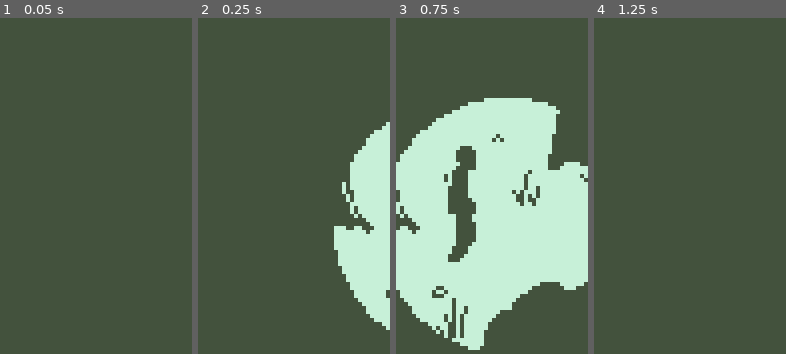
Above: before the commit, frames 1-4 (left to right).
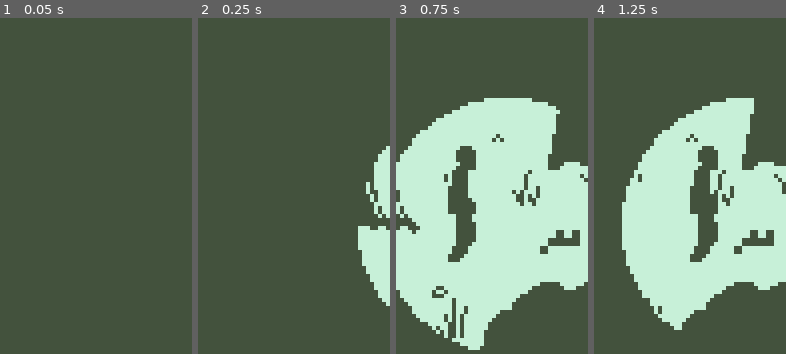
Above: after the commit, the same moments.

Repository: Multipixels/Nyctomorph
Game: Godot game, scene res://Scenes/TestEnvironment.tscn
The game is run twice, just before and just after one commit, with the same random seed, the same clock (stepped at 60 frames per second) and the same inputs.
Inputs:
- Up to frame 1 (0.05 s): no input
- Up to frame 2 (0.25 s): no input
- Up to frame 3 (0.75 s): hold D (move_right) from 0.53 s (still down); tap E (interact) at 0.6 s
- Up to frame 4 (1.25 s): keep holding D (move_right); tap Space (light_toggle) at 0.8 s

Frame 1 is identical in both runs. In frame 2, 7.2% of the frame differs, in the area x 70-100%, y 30-93%; in frame 3, 0.7%; in frame 4, 36%, in the area x 14-100%, y 23-93%.

Commit message:
Drop twig, add fuel to campfire, slow when holding sticks

Diff:
--- a/Scenes/Campfire.tscn
+++ b/Scenes/Campfire.tscn
@@ -1,20 +1,22 @@
-[gd_scene load_steps=5 format=2]
+[gd_scene load_steps=6 format=2]
 
 [ext_resource path="res://Scripts/Campfire.gd" type="Script" id=1]
 [ext_resource path="res://Sprites/LightBall.png" type="Texture" id=2]
 [ext_resource path="res://Sprites/campfire.png" type="Texture" id=3]
-
+[ext_resource path="res://Shaders/Materials/light_object.tres" type="Material" id=4]
 
 [sub_resource type="RectangleShape2D" id=5]
 extents = Vector2( 5, 2.5 )
 
-[node name="Campfire" type="StaticBody2D"]
+[node name="Campfire" type="StaticBody2D" groups=["Campfire"]]
+material = ExtResource( 4 )
 script = ExtResource( 1 )
 
 [node name="CollisionShape2D" type="CollisionShape2D" parent="."]
 shape = SubResource( 5 )
 
 [node name="CampfireSprite" type="Sprite" parent="."]
+material = ExtResource( 4 )
 texture = ExtResource( 3 )
 
 [node name="CampfireLight" type="Light2D" parent="."]
--- a/Scenes/Game.tscn
+++ b/Scenes/Game.tscn
@@ -86,13 +86,13 @@
 [node name="CollisionShape2D" parent="ExampleArea/Boundaries" index="0"]
 disabled = true
 
-[node name="CollisionShape2D2" parent="ExampleArea/Boundaries" index="1"]
+[node name="CollisionShape2D2" parent="ExampleArea/Boundaries" index="2"]
 disabled = true
 
-[node name="CollisionShape2D3" parent="ExampleArea/Boundaries" index="2"]
+[node name="CollisionShape2D3" parent="ExampleArea/Boundaries" index="4"]
 disabled = true
 
-[node name="CollisionShape2D4" parent="ExampleArea/Boundaries" index="3"]
+[node name="CollisionShape2D4" parent="ExampleArea/Boundaries" index="5"]
 disabled = true
 
 [node name="Player" parent="." instance=ExtResource( 3 )]
--- a/Scenes/Player.tscn
+++ b/Scenes/Player.tscn
@@ -9,6 +9,12 @@
 
 [sub_resource type="RectangleShape2D" id=2]
 extents = Vector2( 3, 1 )
+
+[sub_resource type="RectangleShape2D" id=8]
+extents = Vector2( 5, 2 )
+
+[sub_resource type="RectangleShape2D" id=9]
+extents = Vector2( 9.5, 12.5 )
 
 [node name="Player" type="KinematicBody2D"]
 material = SubResource( 7 )
@@ -26,3 +32,15 @@
 texture = ExtResource( 2 )
 offset = Vector2( 10, -10 )
 mode = 2
+
+[node name="TwigChecker" type="Area2D" parent="."]
+
+[node name="CollisionShape" type="CollisionShape2D" parent="TwigChecker"]
+position = Vector2( 0, 2 )
+shape = SubResource( 8 )
+
+[node name="FireChecker" type="Area2D" parent="."]
+
+[node name="CollisionShape" type="CollisionShape2D" parent="FireChecker"]
+position = Vector2( 0.5, -8.5 )
+shape = SubResource( 9 )
--- a/Scenes/TestEnvironment.tscn
+++ b/Scenes/TestEnvironment.tscn
@@ -1,16 +1,17 @@
-[gd_scene load_steps=6 format=2]
+[gd_scene load_steps=7 format=2]
 
 [ext_resource path="res://Scenes/Player.tscn" type="PackedScene" id=1]
 [ext_resource path="res://Scenes/ExampleArea.tscn" type="PackedScene" id=2]
 [ext_resource path="res://Scenes/Camera.tscn" type="PackedScene" id=3]
 [ext_resource path="res://Scenes/Campfire.tscn" type="PackedScene" id=4]
 [ext_resource path="res://Shaders/MainShader.tscn" type="PackedScene" id=5]
+[ext_resource path="res://Scenes/Twig.tscn" type="PackedScene" id=6]
 
 [node name="TestEnvironment" type="Node2D"]
 
 [node name="SlidyCamera" parent="." instance=ExtResource( 3 )]
 position = Vector2( 24, 42 )
-smoothing_speed = 7.5
+smoothing_speed = 7.0
 
 [node name="YSort" type="YSort" parent="."]
 
@@ -19,6 +20,18 @@
 time_remaining = 30
 time_per_level = 10
 
+[node name="Twig" parent="YSort" instance=ExtResource( 6 )]
+position = Vector2( 328, 56 )
+
+[node name="Twig2" parent="YSort" instance=ExtResource( 6 )]
+position = Vector2( 352, 56 )
+
+[node name="Twig3" parent="YSort" instance=ExtResource( 6 )]
+position = Vector2( 376, 56 )
+
+[node name="Twig4" parent="YSort" instance=ExtResource( 6 )]
+position = Vector2( 400, 56 )
+
 [node name="ExampleArea" parent="YSort" instance=ExtResource( 2 )]
 
 [node name="ExampleArea2" parent="YSort" instance=ExtResource( 2 )]
@@ -26,7 +39,6 @@
 
 [node name="Player" parent="YSort" instance=ExtResource( 1 )]
 position = Vector2( 303, 62 )
-playerSpeed = 15
 
 [node name="Shader" parent="." instance=ExtResource( 5 )]
 
--- a/Scenes/Twig.tscn
+++ b/Scenes/Twig.tscn
@@ -1,12 +1,12 @@
-[gd_scene load_steps=3 format=2]
+[gd_scene load_steps=4 format=2]
 
 [ext_resource path="res://Sprites/Twig.png" type="Texture" id=1]
+[ext_resource path="res://Shaders/Materials/light_object.tres" type="Material" id=2]
 
 [sub_resource type="RectangleShape2D" id=10]
 extents = Vector2( 5.25, 3 )
 
-[node name="Twig" type="StaticBody2D"]
-position = Vector2( 74, 69 )
+[node name="Twig" type="StaticBody2D" groups=["Twig"]]
 
 [node name="CollisionShape2D" type="CollisionShape2D" parent="."]
 visible = false
@@ -14,5 +14,6 @@
 shape = SubResource( 10 )
 
 [node name="Sprite" type="Sprite" parent="."]
+material = ExtResource( 2 )
 scale = Vector2( 2, 2 )
 texture = ExtResource( 1 )
--- a/Scripts/Player.gd
+++ b/Scripts/Player.gd
@@ -18,19 +18,19 @@
 var canMoveTimer = 0.0;
 
 var current_twigs = 0;
+var max_twigs = 3;
+var is_holding_torch = false;
+
+onready var twig_scene = load("res://Scenes/Twig.tscn")
 
 # Called every frame. 'delta' is the elapsed time since the previous frame.
 func _process(delta):
 	canMoveTimer -= delta;
 
+	playerSpeed = 24 - 3 * current_twigs;
+
 	if canMoveTimer <= 0:
 		canMove = true;
-
-	if Input.is_action_just_pressed("light_toggle"):
-		if $TorchLight.is_visible():
-			$TorchLight.hide();
-		else:
-			$TorchLight.show();
 
 func _physics_process(_delta):
 	motionHorizontal = int(Input.is_action_pressed("move_right")) - int(Input.is_action_pressed("move_left"));
@@ -49,10 +49,30 @@
 	var last_collision = get_last_slide_collision();
 	if last_collision != null:
 		if Input.is_action_just_pressed("interact"):
-
-			if last_collision.collider.name == "Twig":
+			if last_collision.collider.is_in_group("Twig") and current_twigs < max_twigs:
 				current_twigs += 1;
 				get_last_slide_collision().collider.queue_free();
+
+	if Input.is_action_just_pressed("consume"):
+		var action = false;
+
+		if current_twigs > 0:
+			for body in $FireChecker.get_overlapping_bodies():
+				if body.is_in_group("Campfire"):
+					action = true;
+					body.add_fuel();
+					current_twigs -= 1;
+					break;
+
+		if !action and current_twigs > 0 and $TwigChecker.get_overlapping_bodies() == []:
+			current_twigs -= 1;
+			var droppedTwig = twig_scene.instance();
+			get_parent().add_child(droppedTwig);
+			droppedTwig.global_position = Vector2(global_position.x, global_position.y+2);
+
+
+
+
 
 	if position.x >= 0 and (position.x / 48 - current_frame >= 1.02 or position.x / 48 - current_frame <= -0.02):
 		current_frame = int(position.x) / 48;
--- a/project.godot
+++ b/project.godot
@@ -100,6 +100,11 @@
 "events": [ Object(InputEventKey,"resource_local_to_scene":false,"resource_name":"","device":0,"alt":false,"shift":false,"control":false,"meta":false,"command":false,"pressed":false,"scancode":69,"physical_scancode":0,"unicode":0,"echo":false,"script":null)
  ]
 }
+consume={
+"deadzone": 0.5,
+"events": [ Object(InputEventKey,"resource_local_to_scene":false,"resource_name":"","device":0,"alt":false,"shift":false,"control":false,"meta":false,"command":false,"pressed":false,"scancode":81,"physical_scancode":0,"unicode":0,"echo":false,"script":null)
+ ]
+}
 
 [physics]
 
Not shown: 1 places in Scenes/Player.tscn that only renumber resources
